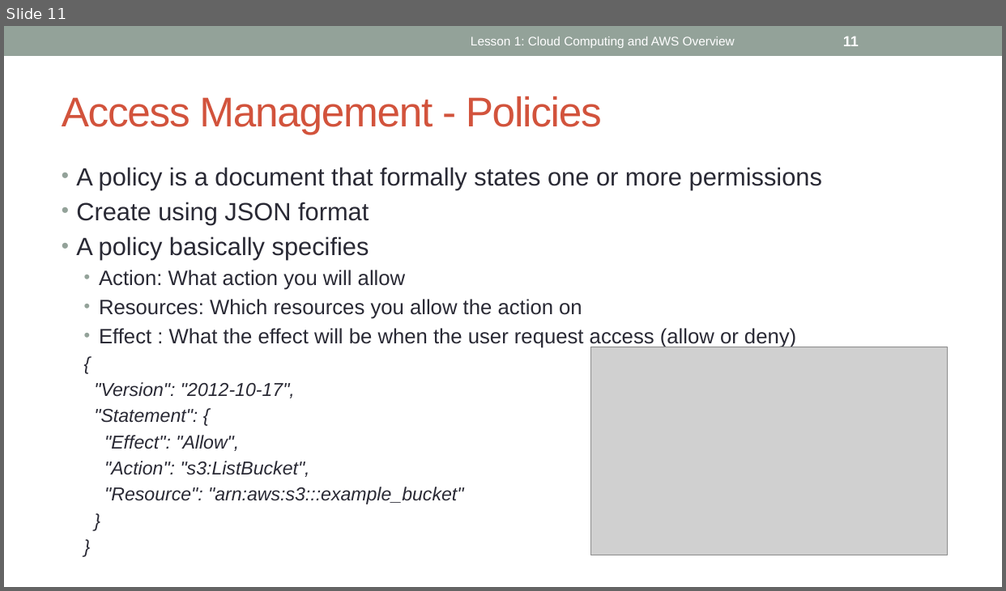
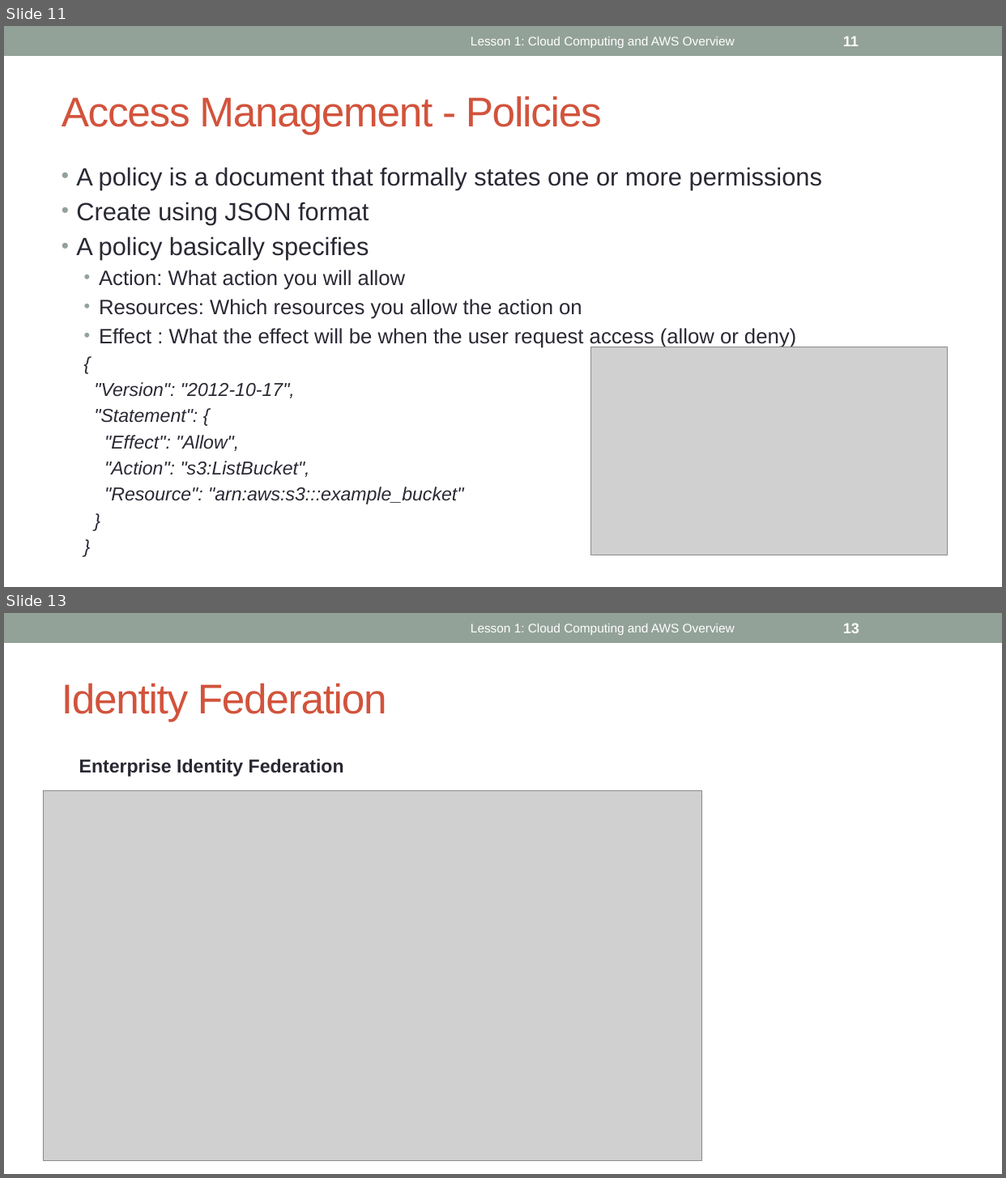
Before and after one commit to ignis01/aws101, a slide deck: aws101-2.pptx. Shown one above the other, each under a label of ours: slide 11 before the commit, slides 11 and 13 after it; the slides between them are not shown. The pictures are 1006x591 and 1006x1178 pixels, drawn with LibreOffice and Linux fonts; fonts in the diff are those of the drawing; grey boxes stand for pictures. Boxes give left, top, right and bottom in pixels: in the first picture for what was removed or moved away, otherwise in the second. Text is boxed around its words. In the diff, an @@ line names an element or a change of style, - is before the commit and + after.

```diff
--- a/aws101-2.pptx
+++ b/aws101-2.pptx
@@ slide 13 added at box(4, 613, 1002, 1174), background #FFFFFF; not listed: 1 template element that a slide beside it also shows @@
@@ text added at box(471, 624, 735, 635), 12 pt, text #FFFFFF @@
+Lesson 1: Cloud Computing and AWS Overview
@@ page number added at box(843, 623, 859, 633), 14 pt, text #FFFFFF, bold @@
+13
@@ title added at box(62, 683, 387, 722), 40 pt, text #D2533C @@
+Identity Federation
@@ text added at box(79, 759, 344, 777), 18 pt, text #292934, bold @@
+Enterprise Identity Federation
@@ picture added at box(43, 790, 701, 1161) @@
```
Also in this commit, not shown: 1 slide changed, 3 other slides added.
